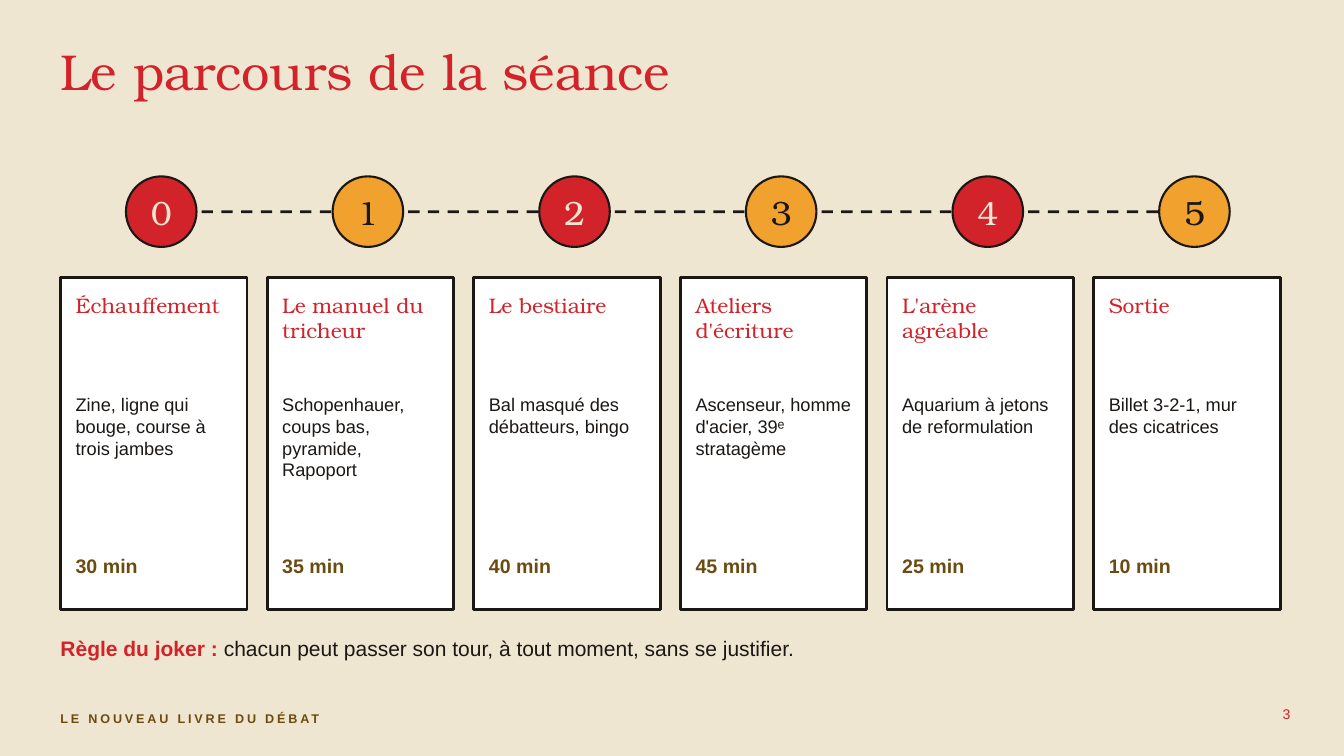
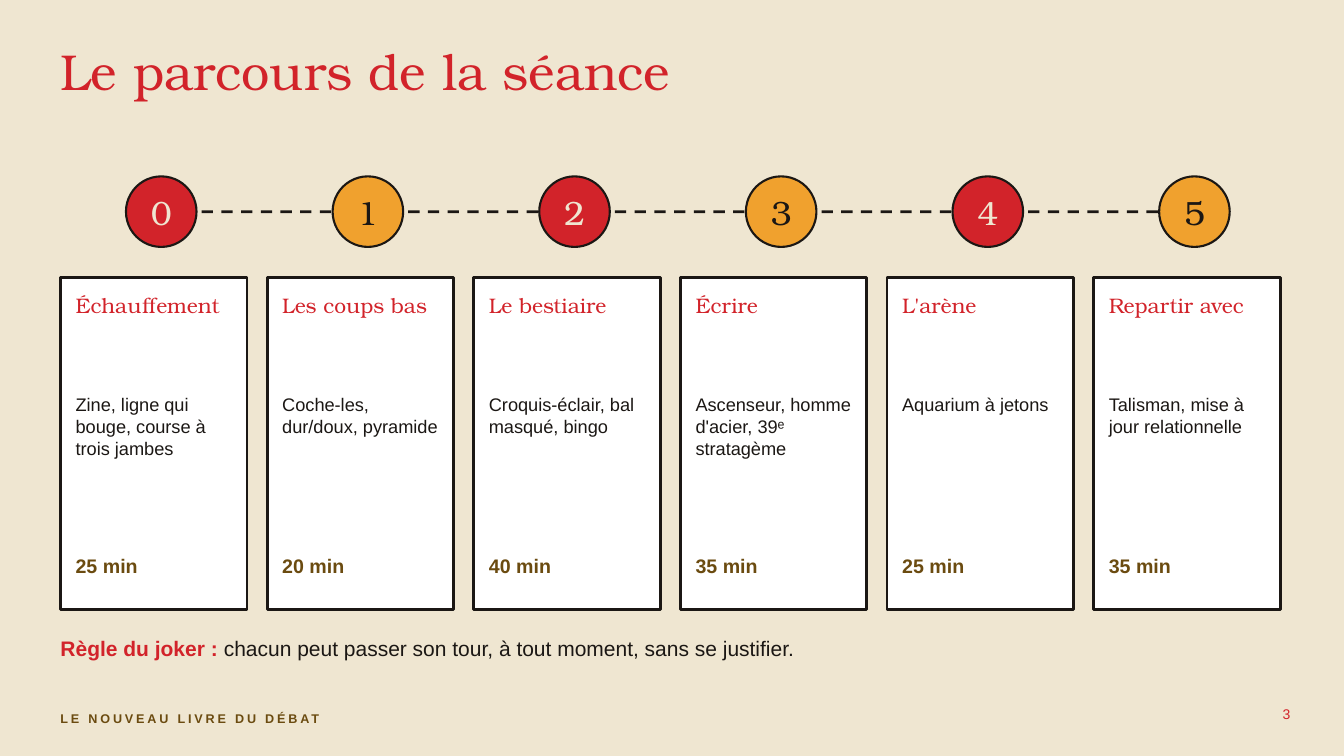
Before and after one commit to isabellepedneault111-ai/Chat-, a slide deck: slide 3 of debat-agreable/seminaire-confrontation-agreable.pptx. Drawn at 1344x756 pixels with LibreOffice and Linux fonts; fonts in the diff are those of the drawing. Boxes give left, top, right and bottom in pixels: in the first picture for what was removed or moved away, otherwise in the second. Text is boxed around its words. In the diff, an @@ line names an element or a change of style, - is before the commit and + after.

```diff
--- a/debat-agreable/seminaire-confrontation-agreable.pptx
+++ b/debat-agreable/seminaire-confrontation-agreable.pptx
@@ text at (282,298,427,318): text changed @@
-Le manuel du tricheur
+Les coups bas
@@ text at (696,295,758,313): text changed @@
-Ateliers d'écriture
+Écrire
@@ text at (902,298,976,313): text changed @@
-L'arène agréable
+L'arène
@@ text at (1109,298,1244,318): text changed @@
-Sortie
+Repartir avec
@@ text at (282,397,438,437): text changed @@
-Schopenhauer, coups bas, pyramide, Rapoport
+Coche-les, dur/doux, pyramide
@@ text at (489,397,634,437): text changed @@
-Bal masqué des débatteurs, bingo
+Croquis-éclair, bal masqué, bingo
@@ text at (902,397,1048,415): text changed @@
-Aquarium à jetons de reformulation
+Aquarium à jetons
@@ text at (1109,397,1244,437): text changed @@
-Billet 3-2-1, mur des cicatrices
+Talisman, mise à jour relationnelle
@@ text at (76,558,138,574): text changed @@
-30 min
+25 min
@@ text at (282,558,344,574): text changed @@
-35 min
+20 min
@@ text at (696,558,758,574): text changed @@
-45 min
+35 min
@@ text at (1109,558,1171,574): text changed @@
-10 min
+35 min
```
Also in this commit, not shown: 3 other slides changed, 4 slides added, 1 slide removed, 4 other files.
